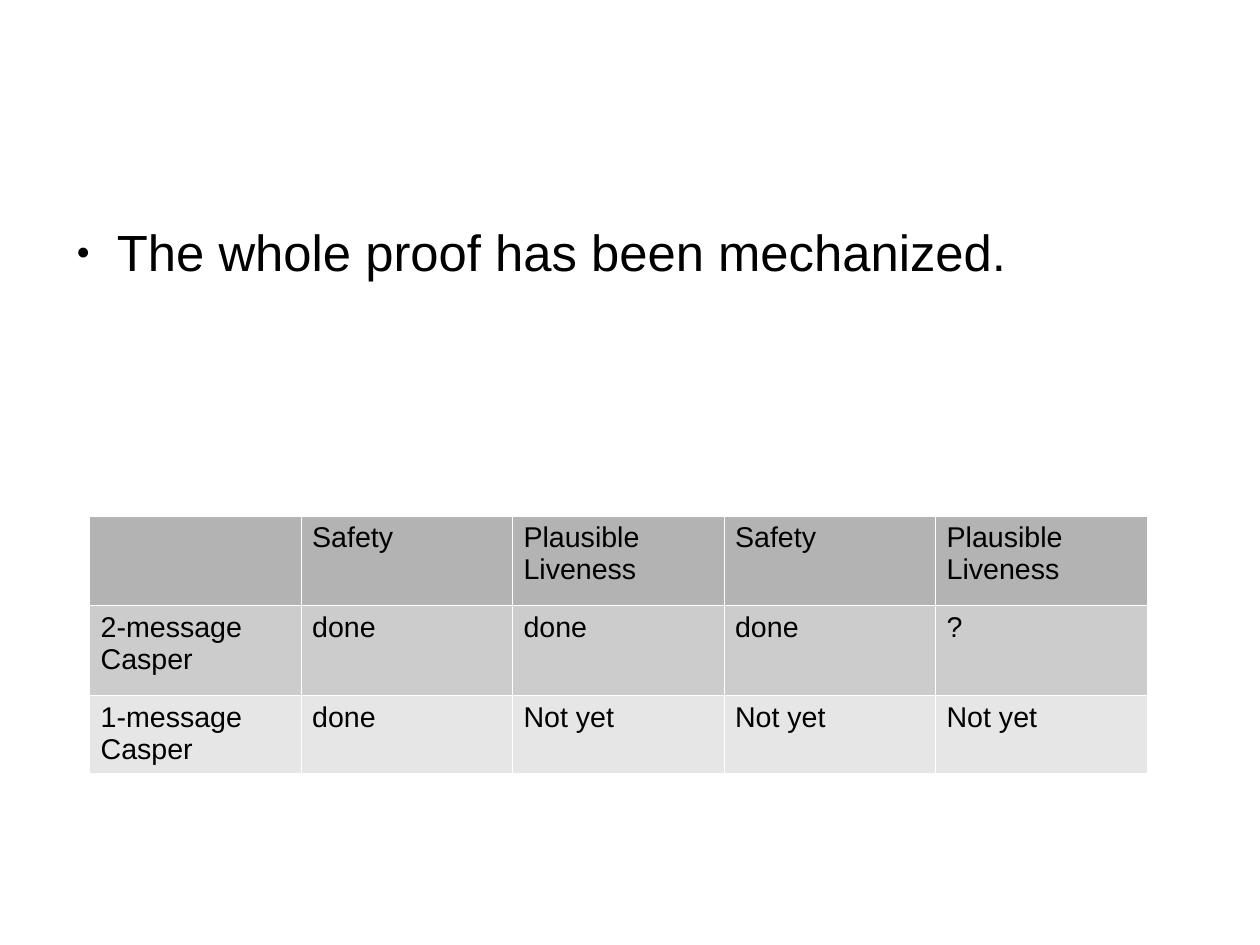
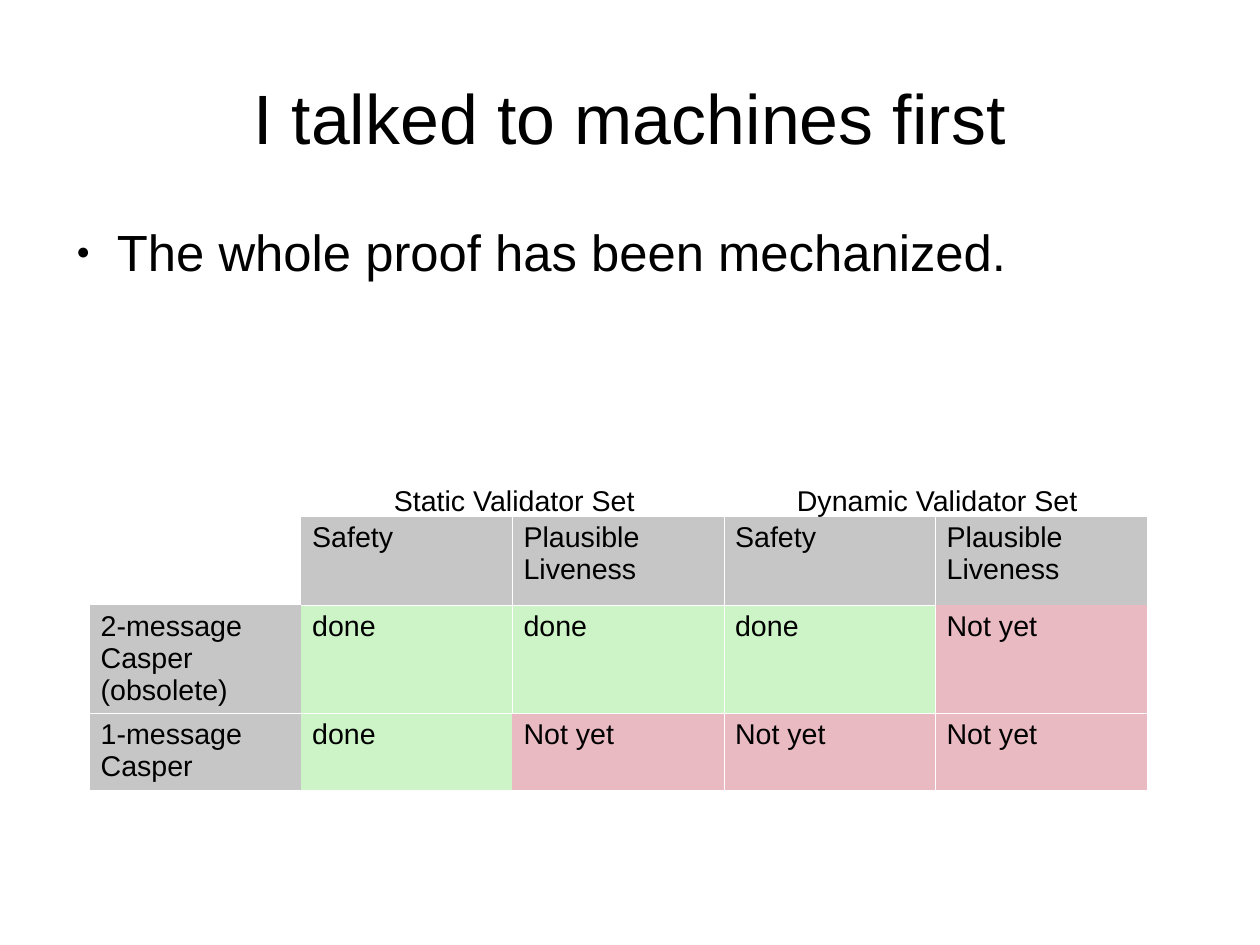
Before and after one commit to palmskog/pos, a slide deck: slide 41 of slide.odp (slide 40 before the commit). Drawn at 1260x945 pixels with LibreOffice and Linux fonts; fonts in the diff are those of the drawing. Boxes give left, top, right and bottom in pixels: in the first picture for what was removed or moved away, otherwise in the second. Text is boxed around its words. In the diff, an @@ line names an element or a change of style, - is before the commit and + after.

```diff
--- a/slide.odp
+++ b/slide.odp
@@ title added at [253,93,1005,145], 44 pt, text #000000 @@
+I talked to machines first
@@ text added at [394,490,635,512], 18 pt, text #000000 @@
+Static Validator Set
@@ text added at [797,490,1077,517], 18 pt, text #000000 @@
+Dynamic Validator Set
@@ table at [89,517,1147,790] @@
-row 2, column 1: 2-message Casper
+row 2, column 1: 2-message Casper (obsolete)
-row 2, column 5: ?
+row 2, column 5: Not yet
@@ fill #B3B3B3 to #FFFFFF in row 1, column 1 @@
@@ fill #B3B3B3 to #C6C6C6 in 4 cells @@
@@ fill #CCCCCC to #C6C6C6 in row 2, column 1 @@
@@ fill #CCCCCC to #CCF4C6 in 3 cells @@
@@ fill #CCCCCC to #EABAC2 in row 2, column 5 @@
@@ fill #E6E6E6 to #C6C6C6 in row 3, column 1 @@
@@ fill #E6E6E6 to #CCF4C6 in row 3, column 2 @@
@@ fill #E6E6E6 to #EABAC2 in 3 cells @@
@@ borders changed @@
```
Also in this commit, not shown: 22 other slides changed, 3 slides added, 6 slides removed.
